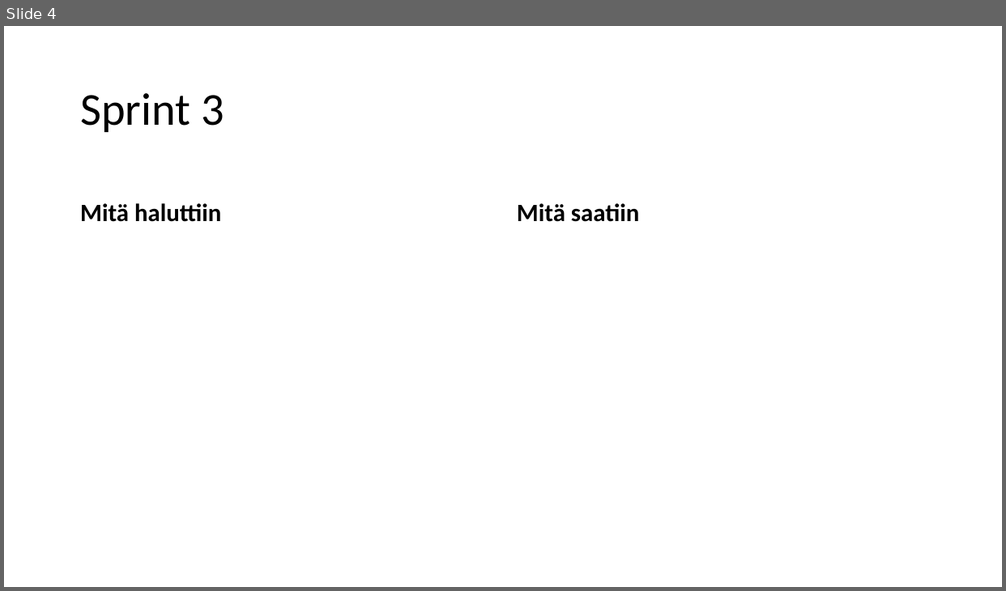
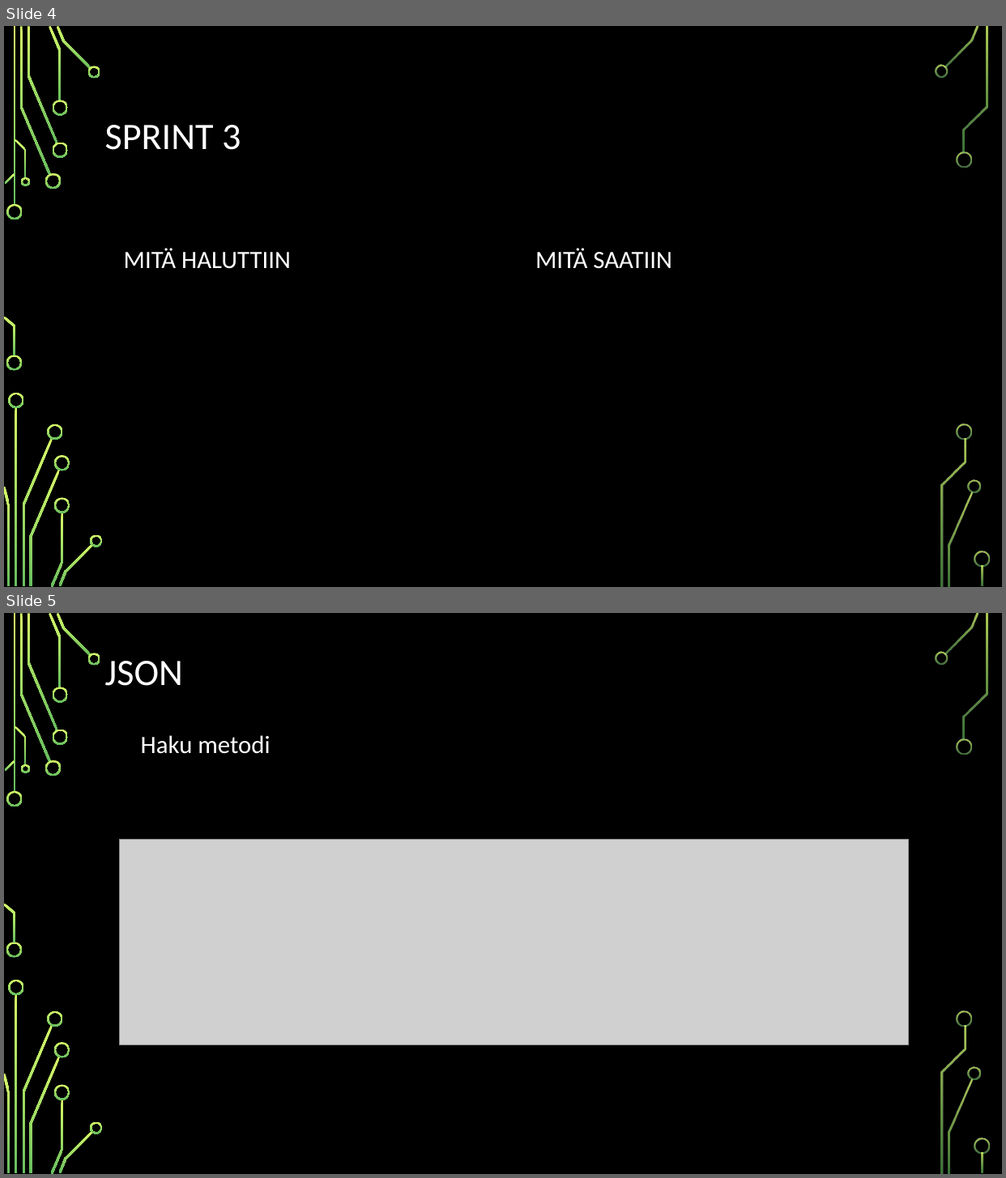
Before and after one commit to juliuspartanen/Reiska-1.1, a slide deck: PP-reiskat.pptx. Shown one above the other, each under a label of ours: slide 4 before the commit, slides 4 and 5 after it. The pictures are 1006x591 and 1006x1178 pixels, drawn with LibreOffice and Linux fonts; fonts in the diff are those of the drawing; grey boxes stand for pictures; background and template pictures are left out. Boxes give left, top, right and bottom in pixels: in the first picture for what was removed or moved away, otherwise in the second. Text is boxed around its words. In the diff, an @@ line names an element or a change of style, - is before the commit and + after.

```diff
--- a/PP-reiskat.pptx
+++ b/PP-reiskat.pptx
@@ slide 5 added at bbox=[4, 613, 1002, 1174], background picture (left out); not listed: 36 template elements that a slide beside it also shows @@
@@ title added at bbox=[105, 661, 183, 686], 36 pt, text #FFFFFF @@
+JSON
@@ text added at bbox=[141, 735, 270, 754], 24 pt, text #FFFFFF @@
+Haku metodi
@@ picture added at bbox=[119, 839, 908, 1045] @@
@@ slide 4 changed as well @@
@@ background #FFFFFF to picture (left out) @@
@@ title at bbox=[105, 125, 241, 150]: text changed; size 44 to 36 pt; text colour #000000 to #FFFFFF @@
-Sprint 3
+SPRINT 3
@@ text at bbox=[124, 248, 291, 269]: text changed; text colour #000000 to #FFFFFF; bold off @@
-Mitä haluttiin
+MITÄ HALUTTIIN
@@ text at bbox=[535, 248, 672, 269]: text changed; text colour #000000 to #FFFFFF; bold off @@
-Mitä saatiin
+MITÄ SAATIIN
@@ group added at bbox=[4, 26, 990, 587]: 33 freeform shapes, 3 rectangles @@
```
Also in this commit, not shown: 7 other slides changed.
